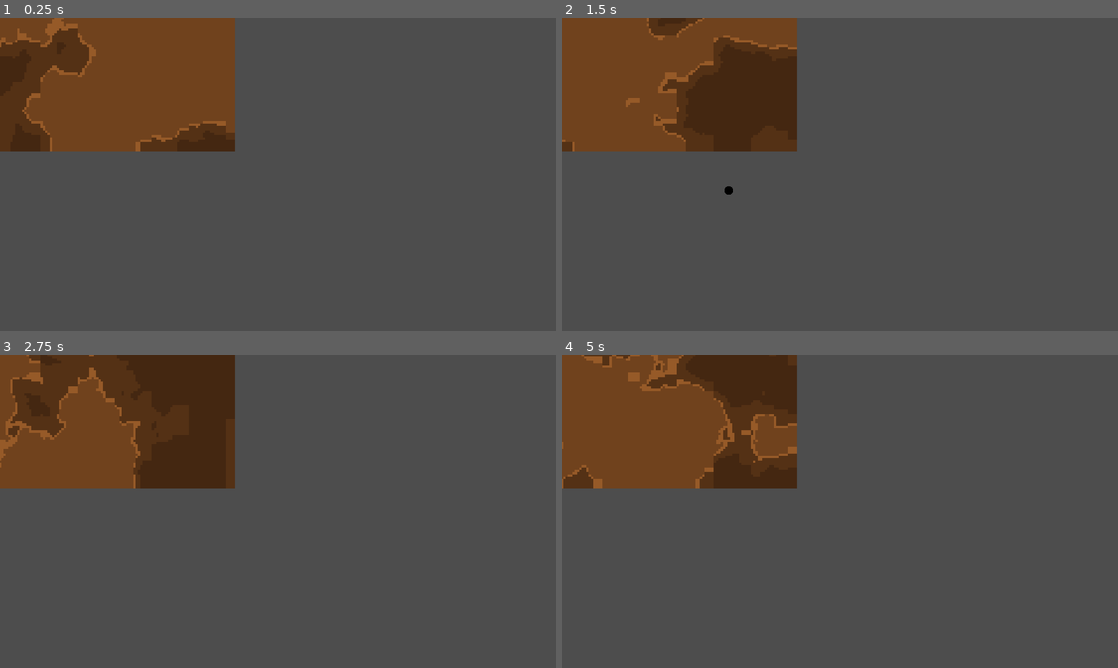
Above: before the commit, frames 1-4 (two rows, left to right).
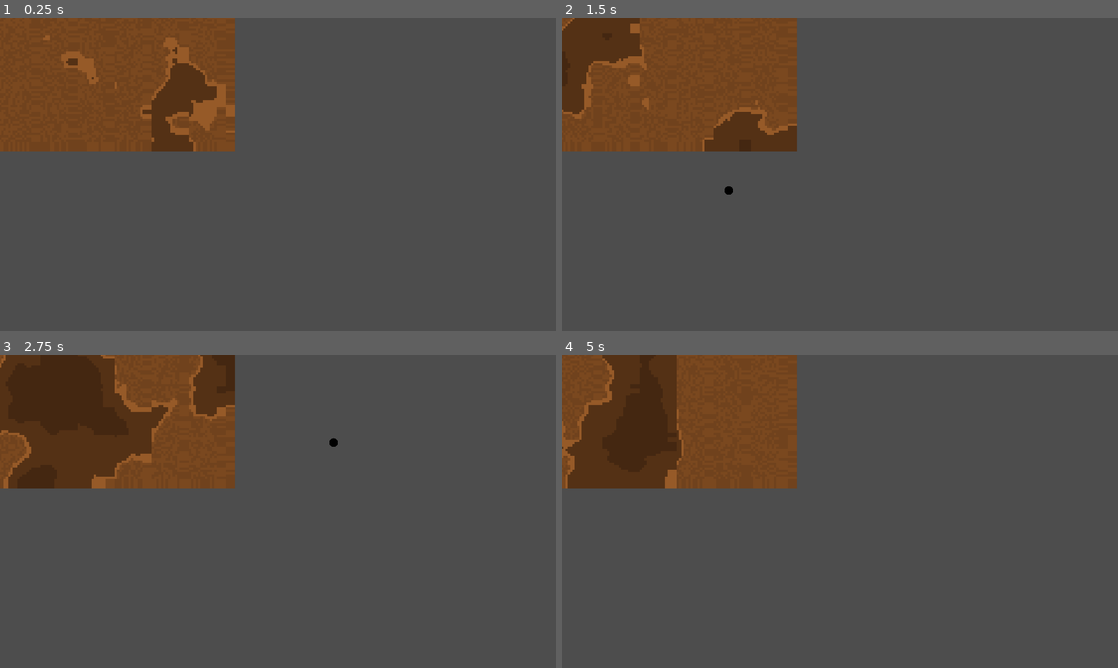
Above: after the commit, the same moments.

Repository: BrodeyYendall/MiningGameGodot
Game: Godot game, scene res://wall.tscn
Same seed, same stepped clock (60 frames per second), same inputs: the game is played once before the commit and once after it.
Inputs (mouse positions are in pixels of both pictures, inside the frame that each line leads up to):
- Up to frame 1 (0.25 s): no input
- Up to frame 2 (1.5 s): tap Enter at 0.5, 0.6 s; move the mouse to (962, 158) at 0.52 s; hold Space 0.53-1.28 s; click (962, 158) at 0.67 s; move the mouse to (728, 190) at 1.27 s; tap Space at 1.35 s; click (728, 190) at 1.42 s
- Up to frame 3 (2.75 s): tap Space at 1.52, 1.82 s; tap Enter at 1.55, 2.1 s; move the mouse to (333, 442) at 2.02 s; hold Space from 2.03 s (still down); click (333, 442) at 2.17 s
- Up to frame 4 (5 s): move the mouse to (812, 574) at 2.77 s; release Space at 2.78 s; tap Enter at 2.85, 4.35 s; click (812, 574) at 2.92 s; tap Space at 3.02, 3.32, 4.52, 4.82 s; move the mouse to (1006, 558) at 3.52 s; hold Space 3.53-4.28 s; click (1006, 558) at 3.67 s; move the mouse to (673, 464) at 4.27 s; click (673, 464) at 4.42 s

The runs differ from the first frame. In frame 1, 7.3% of the frame differs, in the area x 0-43%, y 0-43%; in frame 2, 9.4%; in frame 3, 13%; in frame 4, 13%.

Commit message:
Implemented falling cutouts

Diff:
--- a/background.gd
+++ b/background.gd
@@ -4,21 +4,10 @@
 @export var rock_level = 0.10
 @export var rock_trim_level = 0.05
 
-
-# Called when the node enters the scene tree for the first time.
-func _ready():
-	generate_wall()
-
-
-# Called every frame. 'delta' is the elapsed time since the previous frame.
-func _process(delta):
-	if Input.is_key_pressed(KEY_SPACE):
-		get_tree().reload_current_scene()
-
-func generate_wall():
+func _on_wall_generate_background(seed: int):
 	var noise = FastNoiseLite.new()
-	noise.set_seed(randi())
-	noise.set_noise_type(FastNoiseLite.TYPE_SIMPLEX)
+	noise.set_seed(seed)
+	noise.set_noise_type(FastNoiseLite.TYPE_SIMPLEX_SMOOTH)
 
 	var window_size = get_viewport().size / 8
 
@@ -36,7 +25,7 @@
 				if noiseAtPixel > rock_trim_level:
 					atlasTarget = Vector2(0, 0)
 				else:
-					if randi_range(0, 0) == 0:
+					if randi_range(0, 1) == 0:
 						atlasTarget = Vector2(0, 2)
 					else:
 						atlasTarget = Vector2(0, 1)
--- a/crack.gd
+++ b/crack.gd
@@ -31,7 +31,6 @@
 
 	var offset = 0
 	var centre_position = start
-	var current_position = start
 
 	#randomize()
 	points.append(self.start)
@@ -45,7 +44,6 @@
 
 		points.append(next_position)
 
-		current_position = next_position
 		distance -= segment_size
 
 	points.append(end)
@@ -55,9 +53,7 @@
 
 func _draw():
 	var shorterened_points = points.slice(0, iteration)
-	draw_polyline(shorterened_points, Color8(45, 26, 11), 8)
-	draw_polyline(shorterened_points, Color8(25, 15, 6), 6)
-	draw_polyline(shorterened_points, Color8(17, 10, 4), 4)
+	draw_polyline(shorterened_points, Color.BLACK, 8)
 
 
 func _process(delta):
--- a/cutout.gd
+++ b/cutout.gd
@@ -1,4 +1,4 @@
-extends StaticBody2D
+extends Area2D
 
 var cutout_vertices: PackedVector2Array
 
@@ -8,8 +8,8 @@
 
 func _ready():
 	assert(not cutout_vertices.is_empty(), "cutout created with vertices, please call with_data().")
+
 	$cutout_shape.set_polygon(cutout_vertices)
 
 func _draw():
-	pass
-	#draw_colored_polygon(PackedVector2Array(cutout_vertices), Color.LIGHT_SLATE_GRAY)
+	draw_colored_polygon(cutout_vertices, Color.BLACK)
--- a/cutout.tscn
+++ b/cutout.tscn
@@ -2,7 +2,7 @@
 
 [ext_resource type="Script" path="res://cutout.gd" id="1_6oxks"]
 
-[node name="cutout" type="StaticBody2D"]
+[node name="cutout" type="Area2D"]
 script = ExtResource("1_6oxks")
 
 [node name="cutout_shape" type="CollisionPolygon2D" parent="."]
--- /dev/null
+++ b/falling_cutout.gd
@@ -0,0 +1,68 @@
+extends Sprite2D
+
+@export var fall_speed = 500
+@export var rotate_speed = 0.5
+
+var cutout_vertices: PackedVector2Array
+var viewport_image: Image
+
+func with_data(cutout_vertices: PackedVector2Array, viewport_image: Image) -> Node2D:
+	self.cutout_vertices = cutout_vertices
+	self.viewport_image = viewport_image
+	return self
+
+func _ready():
+	assert(not cutout_vertices.is_empty(), "cutout created with vertices, please call with_data().")
+
+	var bounding_box = get_cutout_bounding_box()
+	var x_width = bounding_box[1] - bounding_box[0]
+	var y_width = bounding_box[3] - bounding_box[2]
+
+	var image = Image.create(x_width, y_width, false, Image.FORMAT_RGBA8)
+	image.set_pixel(0, 0, Color(0, 0, 0, 0)) # Set transparency outside the polygon
+
+	for y in range(y_width):
+		for x in range(x_width):
+			var world_x = x + bounding_box[0]
+			var world_y = y + bounding_box[2]
+			var inside_polygon = Geometry2D.is_point_in_polygon(Vector2(world_x, world_y), cutout_vertices)
+			if inside_polygon:
+				var color = viewport_image.get_pixel(world_x, world_y)
+				image.set_pixel(x, y, color)
+			else:
+				image.set_pixel(x, y, Color(0, 0, 0, 0)) # Set transparency outside the polygon
+
+	texture = ImageTexture.create_from_image(image)
+	position = Vector2(bounding_box[0] + (x_width / 2), bounding_box[2] + (y_width / 2))
+
+
+func _process(delta):
+	position.y += fall_speed * delta
+	rotation += rotate_speed * delta
+	if position.y > 1080:
+		queue_free()
+
+func get_cutout_bounding_box() -> Array[int]:
+	var x_min = cutout_vertices[0].x
+	var x_max = cutout_vertices[0].x
+	var y_min = cutout_vertices[0].y
+	var y_max = cutout_vertices[0].y
+
+	for vertex in cutout_vertices:
+		if vertex.x < x_min:
+			x_min = vertex.x
+		else:
+			x_max = max(x_max, vertex.x)
+
+		if vertex.y < y_min:
+			y_min = vertex.y
+		else:
+			y_max = max(y_max, vertex.y)
+
+	return [x_min, x_max, y_min, y_max]
+
+func remove_mins(bounding_box: Array[int]):
+	var result = PackedVector2Array()
+	for vertex in cutout_vertices:
+		result.append(Vector2(vertex.x - bounding_box[0], vertex.y - bounding_box[2]))
+	return result
--- /dev/null
+++ b/falling_cutout.tscn
@@ -0,0 +1,6 @@
+[gd_scene load_steps=2 format=3 uid="uid://djfulbsxvku3o"]
+
+[ext_resource type="Script" path="res://falling_cutout.gd" id="1_75cqb"]
+
+[node name="falling_cutout" type="Sprite2D"]
+script = ExtResource("1_75cqb")
--- a/hole.gd
+++ b/hole.gd
@@ -1,4 +1,4 @@
-extends StaticBody2D
+extends Area2D
 
 func _ready():
 	$hole_hitbox.shape.set_radius(Constants.HOLE_SIZE)
--- a/hole.tscn
+++ b/hole.tscn
@@ -5,7 +5,7 @@
 [sub_resource type="CircleShape2D" id="CircleShape2D_my65i"]
 radius = 15.0
 
-[node name="hole" type="StaticBody2D"]
+[node name="hole" type="Area2D"]
 script = ExtResource("1_tsqsp")
 
 [node name="hole_hitbox" type="CollisionShape2D" parent="."]
--- a/project.godot
+++ b/project.godot
@@ -23,4 +23,6 @@
 
 window/size/viewport_width=1920
 window/size/viewport_height=1080
+window/size/window_width_override=1920
+window/size/window_height_override=1080
 window/stretch/mode="viewport"
--- a/wall.gd
+++ b/wall.gd
@@ -3,17 +3,37 @@
 @export var crack_distance = 300
 @export var new_crack_hitbox = 40
 
+signal generate_background(seed: int)
+
 var hole_scene = preload("res://hole.tscn")
 var crack_scene = preload("res://crack.tscn")
+var falling_cutout_scene = preload("res://falling_cutout.tscn")
 var cutout_scene = preload("res://cutout.tscn")
+var generated_wall_image: Image
 
 var cracks = {}
 var holes = []  # Stores references to actual hole instances. Vital for crack ray casting
 var pathfinder: AStar2D = AStar2D.new()
 
+func _ready():
+	generate_background.emit(randi())
+
+	await RenderingServer.frame_post_draw
+	generated_wall_image = get_viewport().get_texture().get_image()
+
+
 func _input(event):
 	if event is InputEventMouseButton && event.is_pressed() && circle_raycast(event.position).is_empty():
 		create_point(event.position)
+	elif event is InputEventKey and event.is_pressed() && not event.is_echo():
+		if event.keycode == KEY_SPACE:
+			get_tree().reload_current_scene()
+		elif event.keycode == KEY_ENTER:
+			await RenderingServer.frame_post_draw
+			var viewport = get_viewport()
+			var texture = viewport.get_texture()
+			texture.get_image().save_png('screenshot.png')
+
 
 func create_point(position: Vector2):
 	pathfinder.add_point(holes.size(), position)
@@ -49,6 +69,7 @@
 	var query = PhysicsRayQueryParameters2D.new()
 	query.set_from(start)
 	query.set_to(end.position)
+	query.set_collide_with_areas(true)
 	var result = get_world_2d().direct_space_state.intersect_ray(query)
 
 	# Return true if the object hit is the target circle. This means that nothing else was in the way.
@@ -96,6 +117,7 @@
 	var circle_shape = CircleShape2D.new()
 	circle_shape.set_radius(new_crack_hitbox)
 	query.set_shape(circle_shape)
+	query.set_collide_with_areas(true)
 	query.transform.origin = position
 
 	return get_world_2d().direct_space_state.intersect_shape(query, max_results)
@@ -118,5 +140,7 @@
 	return crack_vertices
 
 func create_cutout_scene(path_vectors: PackedVector2Array):
+	var falling_cutout = falling_cutout_scene.instantiate().with_data(path_vectors, generated_wall_image)
 	var cutout = cutout_scene.instantiate().with_data(path_vectors)
 	add_child(cutout)
+	add_child(falling_cutout)
--- a/wall.tscn
+++ b/wall.tscn
@@ -24,3 +24,5 @@
 tile_set = SubResource("TileSet_7t0gw")
 format = 2
 script = ExtResource("3_hyv85")
+
+[connection signal="generate_background" from="." to="background" method="_on_wall_generate_background"]
